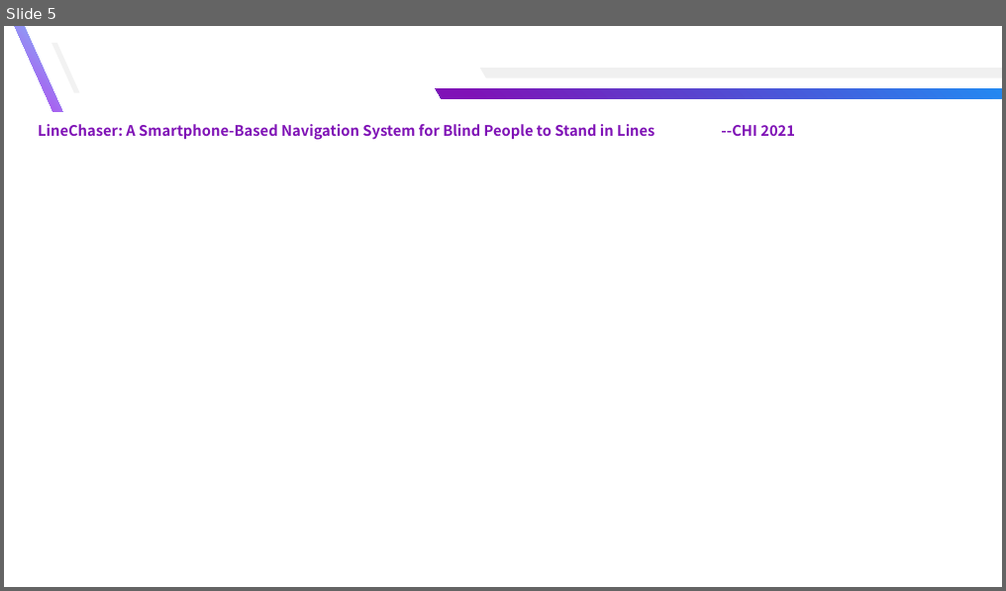
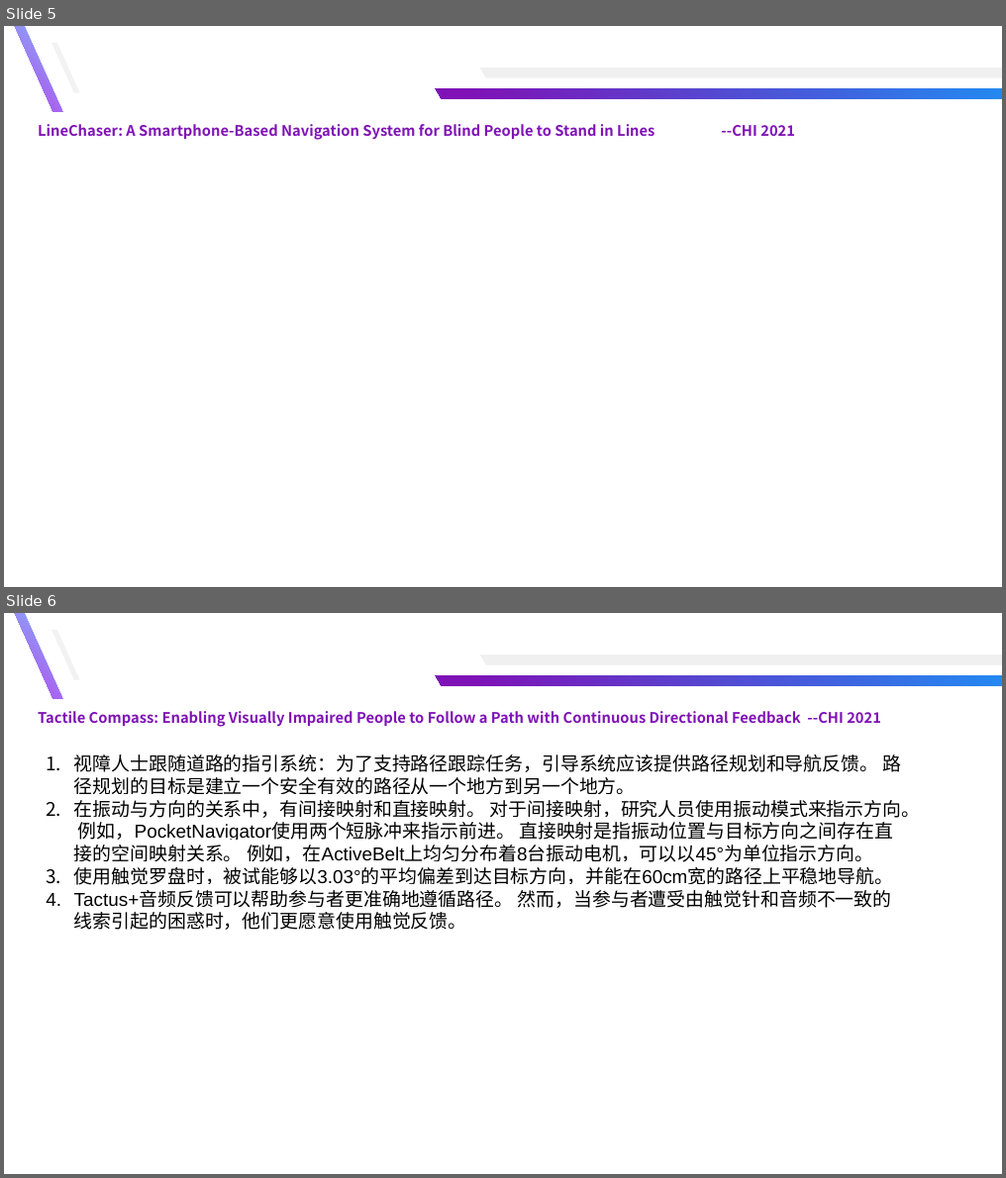
Before and after one commit to yuyongsong/Paper, a slide deck: 记录.pptx. Shown one above the other, each under a label of ours: slide 5 before the commit, slides 5 and 6 after it. The pictures are 1006x591 and 1006x1178 pixels, drawn with LibreOffice and Linux fonts; fonts in the diff are those of the drawing. Boxes give left, top, right and bottom in pixels: in the first picture for what was removed or moved away, otherwise in the second. Text is boxed around its words. In the diff, an @@ line names an element or a change of style, - is before the commit and + after.

```diff
--- a/记录.pptx
+++ b/记录.pptx
@@ slide 6 added at (4,613,1002,1174), background #FFFFFF @@
@@ freeform shape added at (15,613,62,699), fill gradient #81BDF8 to #B543ED @@
@@ freeform shape added at (52,630,80,679), fill #F2F2F2 @@
@@ freeform shape added at (480,655,1002,665), fill #F0F0F0 @@
@@ freeform shape added at (436,676,1002,686), fill gradient #228AF2 to #7F12B6 @@
@@ text added at (38,711,881,727), 14 pt, text #7F12B6, bold @@
+Tactile Compass: Enabling Visually Impaired People to Follow a Path with Continuous Directional Feedback --CHI 2021
@@ text added at (74,755,921,930), 18 pt, text #000000 @@
+1. 视障人士跟随道路的指引系统：为了支持路径跟踪任务，引导系统应该提供路径规划和导航反馈。 路径规划的目标是建立一个安全有效的路径从一个地方到另一个地方。
+2. 在振动与方向的关系中，有间接映射和直接映射。 对于间接映射，研究人员使用振动模式来指示方向。 例如，PocketNavigator使用两个短脉冲来指示前进。 直接映射是指振动位置与目标方向之间存在直接的空间映射关系。 例如，在ActiveBelt上均匀分布着8台振动电机，可以以45°为单位指示方向。
+3. 使用触觉罗盘时，被试能够以3.03°的平均偏差到达目标方向，并能在60cm宽的路径上平稳地导航。
+4. Tactus+音频反馈可以帮助参与者更准确地遵循路径。 然而，当参与者遭受由触觉针和音频不一致的线索引起的困惑时，他们更愿意使用触觉反馈。
```
Also in this commit, not shown: 8 other files.
